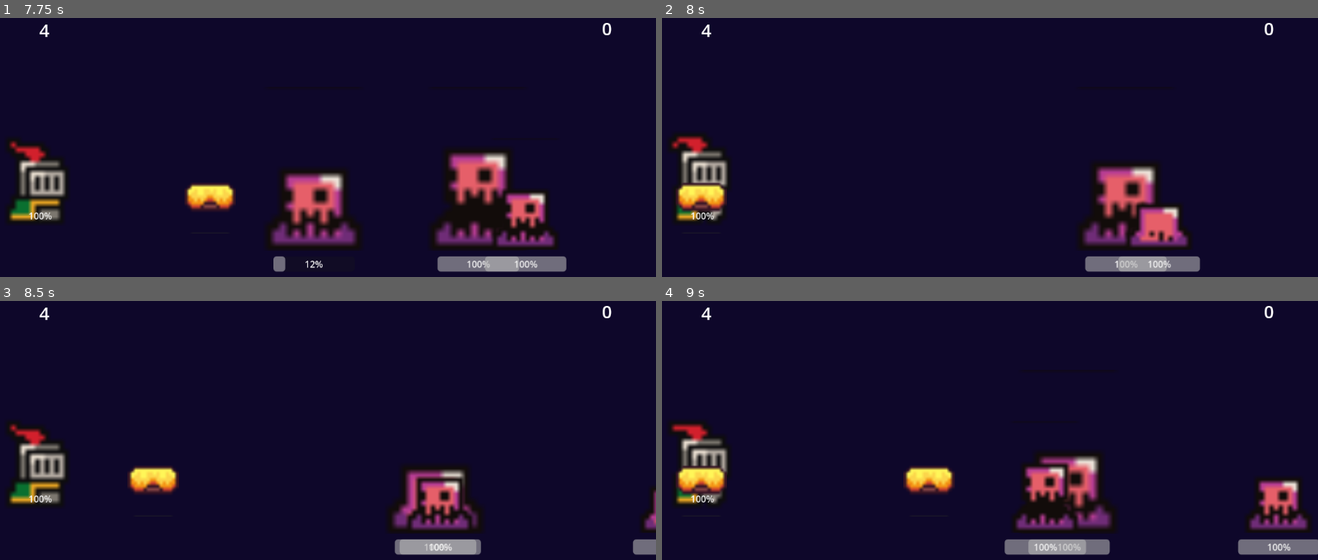
Above: before the commit, frames 1-4 (two rows, left to right).
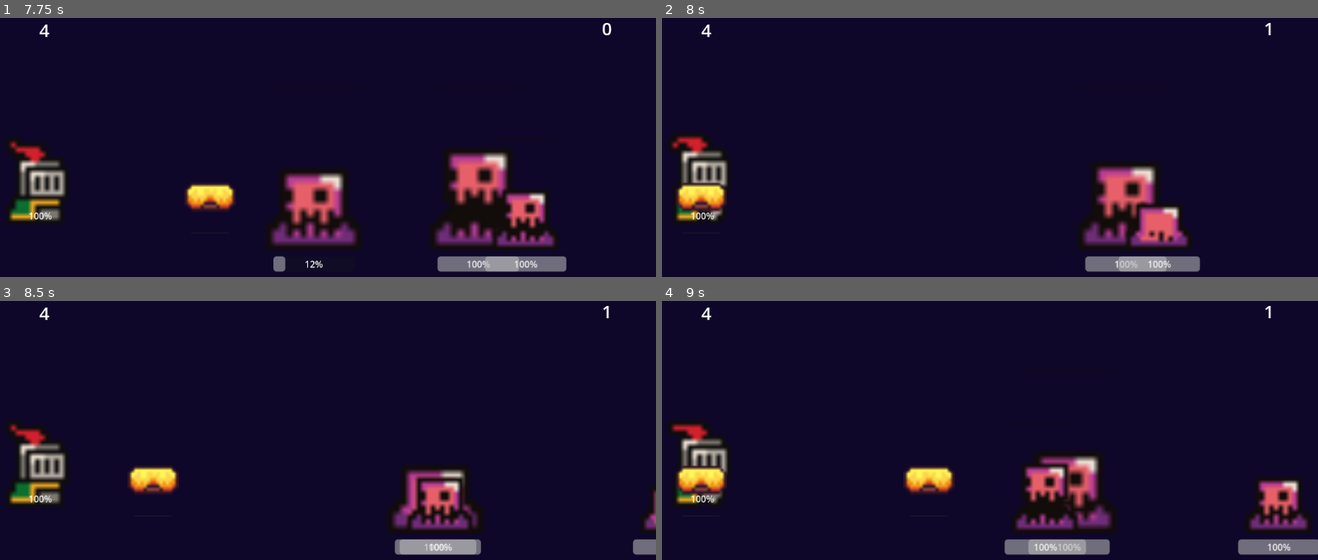
Above: after the commit, the same moments.

Repository: mightynumber2/godot-components
Game: Godot game, scene res://main.tscn
Two runs of this game, one before a commit and one after it. Both use one fixed random seed, a clock stepped at 60 frames per second and the inputs below.
Inputs:
- Up to frame 1 (7.75 s): no input
- Up to frame 2 (8 s): no input
- Up to frame 3 (8.5 s): no input
- Up to frame 4 (9 s): no input

Frame 1 is identical in both runs. In frame 2, less than 0.1% of the frame differs, in the area x 91-94%, y 1-7%; in frame 3, less than 0.1%; in frame 4, less than 0.1%.

Commit message:
Link point counter to slime deaths and update score
- Added points tracking and updated ScoreLabel in Game script.
- Connected PointCounter signal to update score on slime death.
- Emitted point_counted signal from PointCounter when counting points.

Diff:
--- a/game.gd
+++ b/game.gd
@@ -4,9 +4,16 @@
 @onready var slime_through_label: Label = $CanvasLayer/SlimeThroughLabel
 @export var maximum_units_through: int = 5
 
+var points: int = 0
+
 func _ready() -> void:
 	slime_through_label.text = str(maximum_units_through)
+	PointCounter.point_counted.connect(_on_slime_died)
 
 func _on_slime_detector_body_entered(body: Node2D) -> void:
 	maximum_units_through -= 1
 	slime_through_label.text = str(maximum_units_through)
+
+func _on_slime_died():
+	points += 1
+	score_label.text = str(points)
--- a/point_counter.gd
+++ b/point_counter.gd
@@ -1,4 +1,6 @@
 extends Node
 
+signal point_counted()
+
 func count_point():
-	print("Counting points!")
+	point_counted.emit()
Not shown, changed: staged_diff.txt
